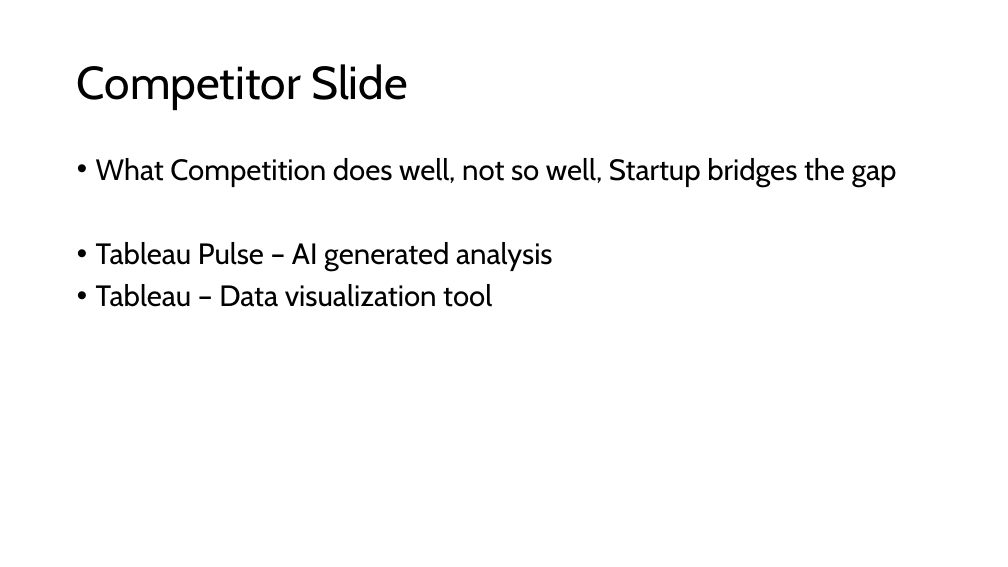
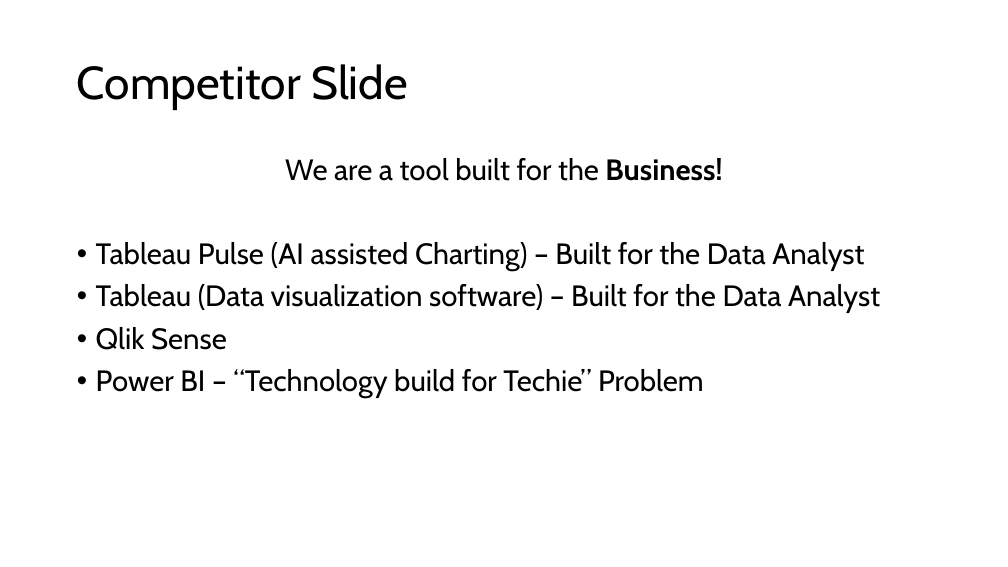
Before and after one commit to ryncii/SprintPOC, a slide deck: slide 32 of PitchDeck.pptx (slide 13 before the commit). Drawn at 1008x567 pixels with LibreOffice and Linux fonts; fonts in the diff are those of the drawing. Boxes give left, top, right and bottom in pixels: in the first picture for what was removed or moved away, otherwise in the second. Text is boxed around its words. In the diff, an @@ line names an element or a change of style, - is before the commit and + after.

```diff
--- a/PitchDeck.pptx
+++ b/PitchDeck.pptx
@@ text at box(96, 158, 880, 398): text changed @@
-• What Competition does well, not so well, Startup bridges the gap
-• Tableau Pulse – AI generated analysis
-• Tableau – Data visualization tool
+We are a tool built for the Business!
+• Tableau Pulse (AI assisted Charting) – Built for the Data Analyst
+• Tableau (Data visualization software) – Built for the Data Analyst
+• Qlik Sense
+• Power BI – “Technology build for Techie” Problem
```
Also in this commit, not shown: 4 other slides changed, 14 slides added, 2 slides removed, 1 other file.
